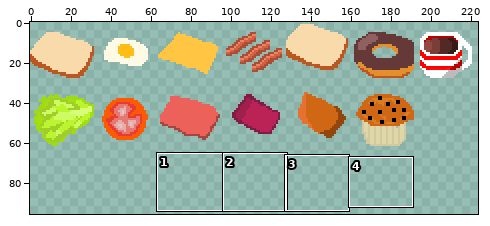
Sprite sheet: sprites/food.png. The picture above shows the old version from afar; the outline marks the close-up.
Close-up. First the earlier version:
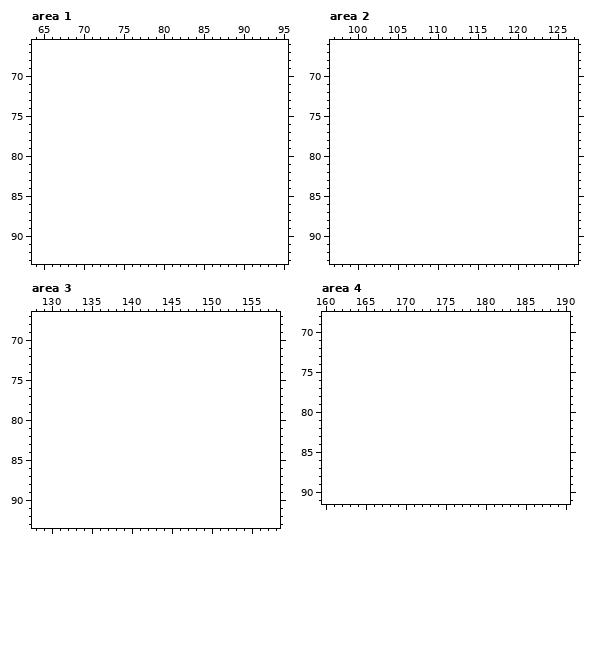
The file is 224x64 pixels. Pixels under 10% opacity are left out. Colours within 5 levels of each other are drawn and written as one. Shown: area 1: x 64..95, y 66..93; area 2: x 97..127, y 66..93; area 3: x 128..158, y 67..93; area 4: x 160..190, y 68..91. The old version is drawn lined up with the new one, on the new canvas. The commit also changed other parts of the picture, which this record leaves out.
Palette (. is transparent): 
And afterwards:
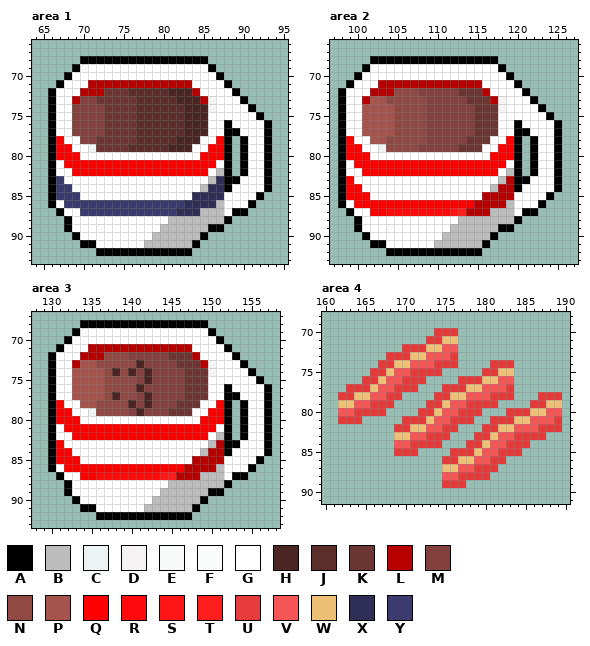
Colours new in this view: A #000000  B #bcbcbc  C #edf2f2  D #f6f3f3fd  E #ffffffed  F #fffffff4  G #ffffff  H #492622  J #5b2e2a  K #6b3632  L #b70000  M #82413d  N #914944  P #a5534d  Q #ff0000  R #ff0a0a  S #ff1616  T #fe1e1e  U #e53b3b  V #f65656  W #eebf77  X #2f2e56  Y #3c3b6e
Edits made:
canvas 224x64 -> 224x96
Changed rows in their new state; - is an unchanged pixel.
Area 1:
first column x 66:
68 ----AAAAAAAAAAAAAAAA--------
69 ---AEGGGGGGGGGGGGGGGA-------
70 --AGGGGGGGGGGGGGGGGGGA------
71 -AGGGLLLLLLLLLLLLLGGGGA-----
72 AGGGLLLKKKJJJJJHHHLGGGGA----
73 AGGLMMKKKKKJJJJJHHHLDGGGA---
74 AGGMMMMKKKKJJJJJJHHHDGGGGA--
75 AGGMMMMKKKKJJJJJJHHHGGGGGGA-
76 AGGMMMMKKKKJJJJJJHHHGGAGGGGA
77 AGGMMMMKKKKJJJJJJHHHGGAAGGGA
78 AQGGMMKKKKKJJJJJHHHGGQA-AGGA
79 AQQGGCKKKKJJJJJHHHGGQQA-AGGA
80 AQQQGGGGGGGGGGGGGGGQQQA-AGGA
81 AGQQQQQQQQQQQQQQQQQQQGA-AGGA
82 AGGQQQQQQQQQQQQQQQQQGBA-AGGA
83 AYGGGGGGGGGGGGGGGGGGBXAAGGGA
84 AYYGGGGGGGGGGGGGGGGBXXAGGGGA
85 AYYYGGGGGGGGGGGGGGXXXXGGGGA-
86 AGYYYYYYYYYYYYYYYXXXXBGGGA--
87 -AGGYYYYYYYYYYYYXXXBBBGAA---
88 --AGGGGGGGGGGGGBBBBBBBA-----
89 --AGGGFGGGGGGGBBBBBBAA------
90 ---AGGGGGGGGGBBBBBBA--------
91 ----AAGGGGGGBBBBBBA---------
92 ------AAAAAAAAAAAA----------
Area 2:
first column x 98:
68 ----AAAAAAAAAAAAAAAA--------
69 ---AEGGGGGGGGGGGGGGGA-------
70 --AGGGGGGGGGGGGGGGGGGA------
71 -AGGGLLLLLLLLLLLLLGGGGA-----
72 AGGGLLLNNNMMMMMKKKLGGGGA----
73 AGGLPPNNNNNMMMMMKKKLDGGGA---
74 AGGPPPPNNNNMMMMMMKKKDGGGGA--
75 AGGPPPPNNNNMMMMMMKKKGGGGGGA-
76 AGGPPPPNNNNMMMMMMKKKGGAGGGGA
77 AGGPPPPNNNNMMMMMMKKKGGAAGGGA
78 AQGGPPNNNNNMMMMMKKKGGQA-AGGA
79 AQQGGCNNNNMMMMMKKKGGQQA-AGGA
80 AQQQGGGGGGGGGGGGGGGQQQA-AGGA
81 AGQQQQQQQQQQQQQQQQQQQGA-AGGA
82 AGGQQQQQQQQQQQQQQQQQGBA-AGGA
83 AQGGGGGGGGGGGGGGGGGGBLAAGGGA
84 AQQGGGGGGGGGGGGGGGGBLLAGGGGA
85 AQQQGGGGGGGGGGGGGGLLLLGGGGA-
86 AGQQQQQQQQQQQQQQQLLLLBGGGA--
87 -AGGQQRRRRRRRRSTLLLBBBGAA---
88 --AGGGGGGGGGGGGBBBBBBBA-----
89 --AGGGFGGGGGGGBBBBBBAA------
90 ---AGGGGGGGGGBBBBBBA--------
91 ----AAGGGGGGBBBBBBA---------
92 ------AAAAAAAAAAAA----------
Area 3:
first column x 130:
68 ----AAAAAAAAAAAAAAAA--------
69 ---AEGGGGGGGGGGGGGGGA-------
70 --AGGGGGGGGGGGGGGGGGGA------
71 -AGGGLLLLLLLLLLLLLGGGGA-----
72 AGGGLLLNNNMMMMMKKKLGGGGA----
73 AGGLPPNNNNNHMMMMKKKLDGGGA---
74 AGGPPPPNHNHMHMMMMKKKDGGGGA--
75 AGGPPPPNNNNMHMMMMKKKGGGGGGA-
76 AGGPPPPNNNNHMMMMMKKKGGAGGGGA
77 AGGPPPPNHNNMHMMMMKKKGGAAGGGA
78 AQGGPPNNNNHMHMMMKKKGGQA-AGGA
79 AQQGGCNNNNMHMMMKKKGGQQA-AGGA
80 AQQQGGGGGGGGGGGGGGGQQQA-AGGA
81 AGQQQQQQQQQQQQQQQQQQQGA-AGGA
82 AGGQQQQQQQQQQQQQQQQQGBA-AGGA
83 AQGGGGGGGGGGGGGGGGGGBLAAGGGA
84 AQQGGGGGGGGGGGGGGGGBLLAGGGGA
85 AQQQGGGGGGGGGGGGGGLLLLGGGGA-
86 AGQQQQQQQQQQQQQQQLLLLBGGGA--
87 -AGGQQRRRRRRRRSTLLLBBBGAA---
88 --AGGGGGGGGGGGGBBBBBBBA-----
89 --AGGGFGGGGGGGBBBBBBAA------
90 ---AGGGGGGGGGBBBBBBA--------
91 ----AAGGGGGGBBBBBBA---------
92 ------AAAAAAAAAAAA----------
Area 4:
first column x 162:
70 ------------UUU-------------
71 -----------UUWW-------------
72 --------UUUWWVV-------------
73 ------UUUWWVVVU-------------
74 -----UUWWVVVUUU----UUU------
75 ----UUWVVUUUU-----UUWW------
76 ---UUWVVUUU----UUUWWVV------
77 -UUUWVVUUU---UUUWWVVVU------
78 UUWWVVUU----UUWWVVVUUU---UUU
79 WWVVUUU----UUWVVUUUU----UUWW
80 VVUUUU----UUWVVUUU---UUUWWVV
81 UUU-----UUUWVVUUU--UUUWWVVVU
82 -------UUWWVVUU---UUWWVVVUUU
83 -------WWVVUUU---UUWVVUUUU--
84 -------VVUUUU---UUWVVUUU----
85 -------UUU----UUUWVVUUU-----
86 -------------UUWWVVUU-------
87 -------------WWVVUUU--------
88 -------------VVUUUU---------
89 -------------UUU------------
Pixel boxes of the changes (left, top, right, bottom) in both close-ups:
added: (48, 56, 272, 256)
added: (338, 56, 562, 256)
added: (48, 320, 272, 520)
added: (338, 328, 562, 488)
